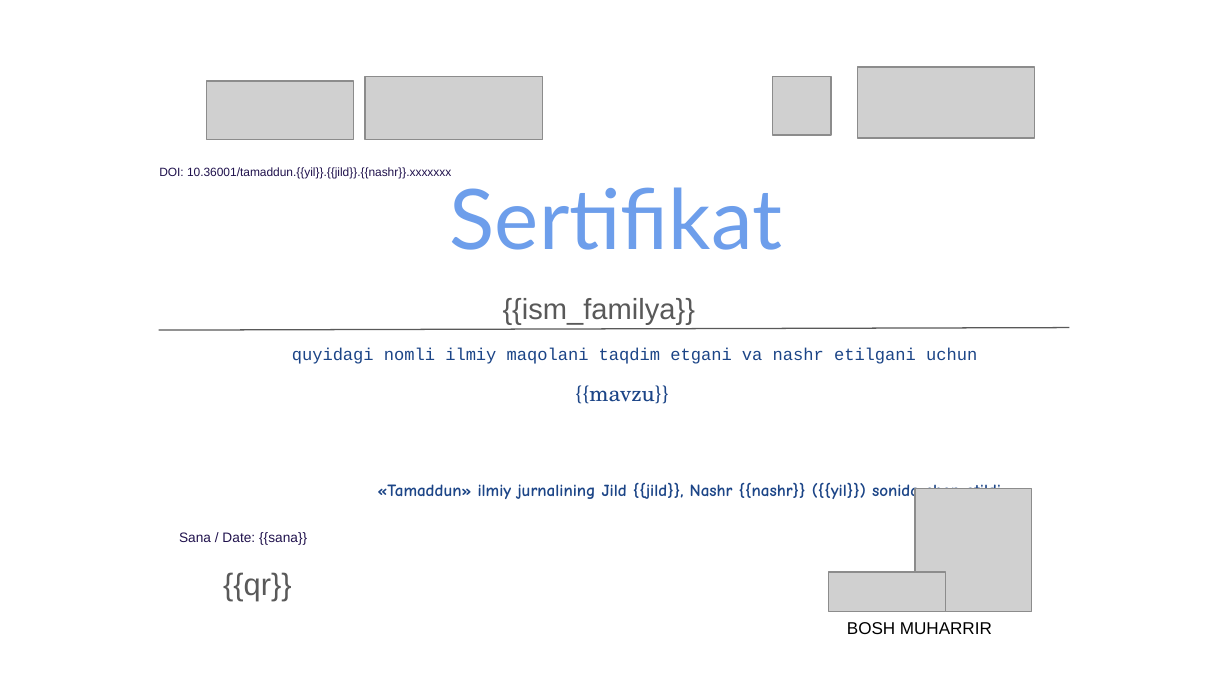
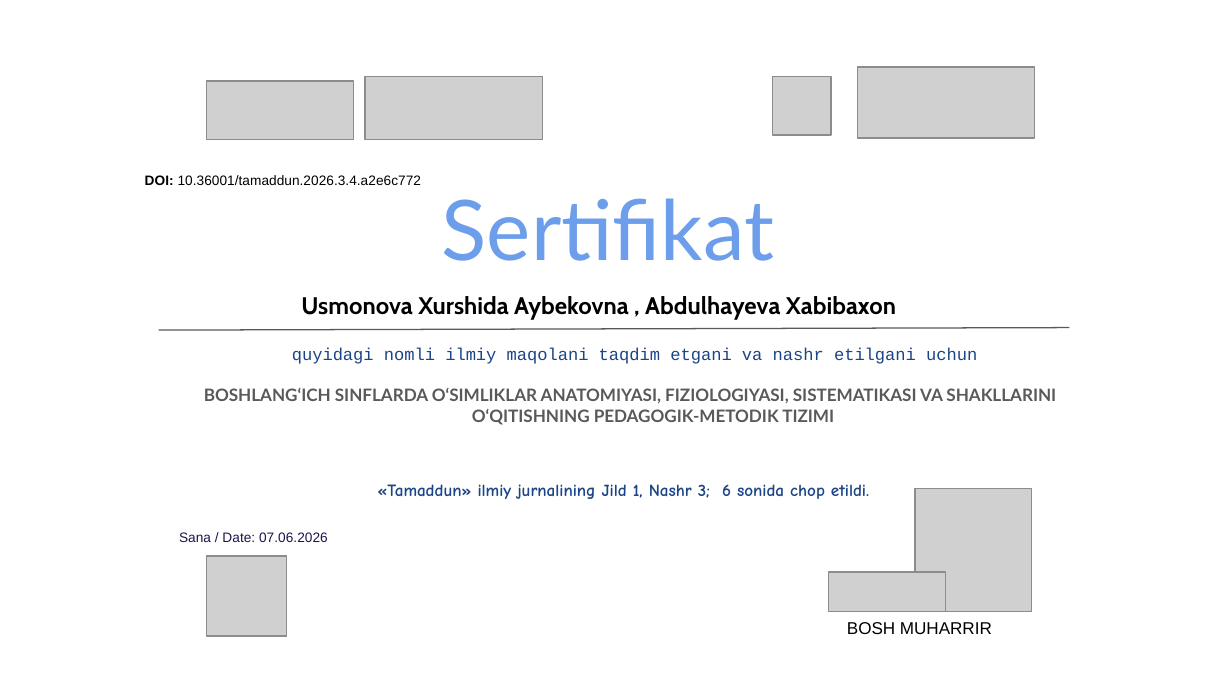
Before and after one commit to sardororolov2233-afk/tamaddun-journal, a slide deck: slide 1 of logo/Sertifikat/Nomsiz taqdimot.pptx. Drawn at 1232x693 pixels with LibreOffice and Linux fonts; fonts in the diff are those of the drawing; grey boxes stand for pictures; background and template pictures are left out. Boxes give left, top, right and bottom in pixels: in the first picture for what was removed or moved away, otherwise in the second. Text is boxed around its words. In the diff, an @@ line names an element or a change of style, - is before the commit and + after.

```diff
--- a/logo/Sertifikat/Nomsiz taqdimot.pptx
+++ b/logo/Sertifikat/Nomsiz taqdimot.pptx
@@ text at [145, 175, 421, 185]: text changed; size 7 to 8 pt; text colour #20124D to #000000 @@
-DOI: 10.36001/tamaddun.{{yil}}.{{jild}}.{{nashr}}.xxxxxxx
+DOI: 10.36001/tamaddun.2026.3.4.a2e6c772
@@ title "Sertifikat": place and size @@
-title "Sertifikat" at [450, 187, 782, 250]
+title "Sertifikat" at [442, 198, 774, 261]
@@ text at [301, 296, 896, 320]: text changed; size 17 to 14 pt; font Arial to Cabin; text colour #595959 to #000000; bold on @@
-{{ism_familya}}
+Usmonova Xurshida Aybekovna , Abdulhayeva Xabibaxon
@@ subtitle at [204, 388, 1056, 425]: text changed; size 12.6 to 10 pt; font TeX Gyre Schola to Lato; text colour #1C4587 to #595959; bold on @@
-{{mavzu}}
+BOSHLANG‘ICH SINFLARDA O‘SIMLIKLAR ANATOMIYASI, FIZIOLOGIYASI, SISTEMATIKASI VA SHAKLLARINI O‘QITISHNING PEDAGOGIK-METODIK TIZIMI
@@ text at [377, 484, 869, 499]: text changed @@
-«Tamaddun» ilmiy jurnalining Jild {{jild}}, Nashr {{nashr}} ({{yil}}) sonida chop etildi.
+«Tamaddun» ilmiy jurnalining Jild 1, Nashr 3; 6 sonida chop etildi.
@@ text at [179, 532, 328, 542]: text changed @@
-Sana / Date: {{sana}}
+Sana / Date: 07.06.2026
@@ picture added at [207, 556, 287, 636] @@
@@ text removed at [223, 572, 291, 601] @@
-{{qr}}
```
Also in this commit, not shown: 2 other files.
